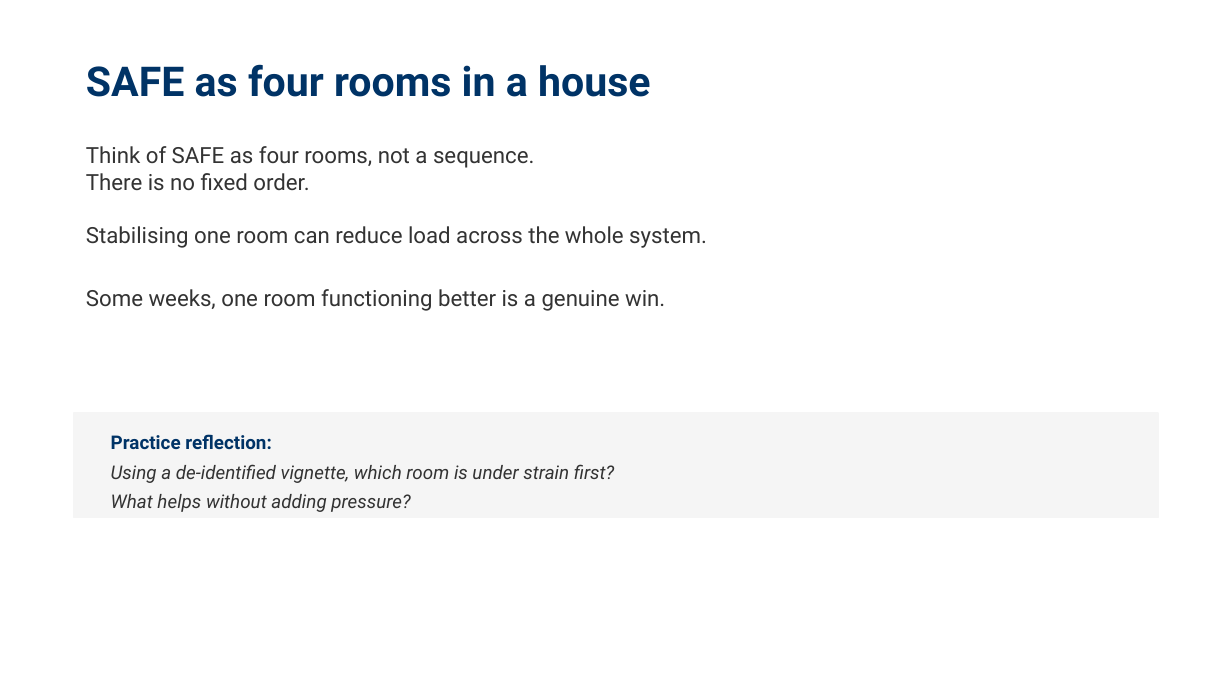
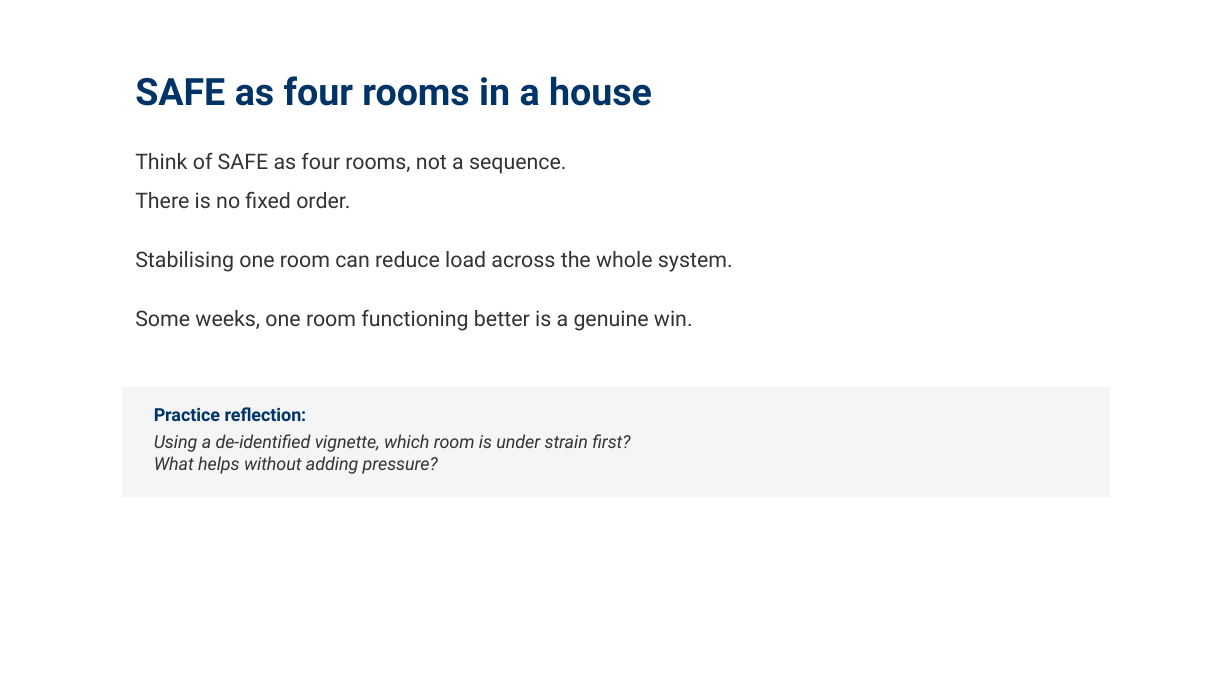
Before and after one commit to cathcoach4u/Internal-Resources-Training, a slide deck: slide 8 of docs/assets/files/presentations/Capacity_Overwhelm_MHPN_Session.pptx. Drawn at 1232x693 pixels with LibreOffice and Linux fonts; fonts in the diff are those of the drawing. Boxes give left, top, right and bottom in pixels: in the first picture for what was removed or moved away, otherwise in the second. Text is boxed around its words. In the diff, an @@ line names an element or a change of style, - is before the commit and + after.

```diff
--- a/docs/assets/files/presentations/Capacity_Overwhelm_MHPN_Session.pptx
+++ b/docs/assets/files/presentations/Capacity_Overwhelm_MHPN_Session.pptx
@@ text "SAFE as four rooms in ...": place and size @@
-text "SAFE as four rooms in ..." at [86,64,651,97]
+text "SAFE as four rooms in ..." at [135,76,652,106]
@@ text "SAFE as four rooms in ..." at [135,76,652,106]: size 24 to 22 pt; vertical alignment middle to top @@
@@ text at [135,152,566,174]: text changed; size 13 to 12.5 pt @@
-Think of SAFE as four rooms, not a sequence.
-There is no fixed order.
-Stabilising one room can reduce load across the whole system.
-Some weeks, one room functioning better is a genuine win.
+Think of SAFE as four rooms, not a sequence.
@@ text added at [135,191,350,208], 12.5 pt, text #333333 @@
+There is no fixed order.
@@ text added at [135,251,733,272], 12.5 pt, text #333333 @@
+Stabilising one room can reduce load across the whole system.
@@ text added at [135,309,693,331], 12.5 pt, text #333333 @@
+Some weeks, one room functioning better is a genuine win.
@@ rectangle: place and size @@
-rectangle at [74,413,1158,517]
+rectangle at [123,388,1109,496]
@@ rectangle at [123,388,1109,496]: proportions changed @@
@@ text added at [154,407,307,421], 10.5 pt, text #003366, bold @@
+Practice reflection:
@@ text "Using a de-identified vignette, which ...": place and size @@
-text "Using a de-identified vignette, which ..." at [111,434,614,512]
+text "Using a de-identified vignette, which ..." at [154,434,630,474]
@@ text at [154,434,630,452]: text changed; size 11 to 10.5 pt @@
-Practice reflection:
-Using a de-identified vignette, which room is under strain first?
+Using a de-identified vignette, which room is under strain first?
@@ text at [154,456,438,474]: size 11 to 10.5 pt in "What helps without adding pressure?"; line spacing 1.3 to 1 @@
```
Also in this commit, not shown: 9 other slides changed.
